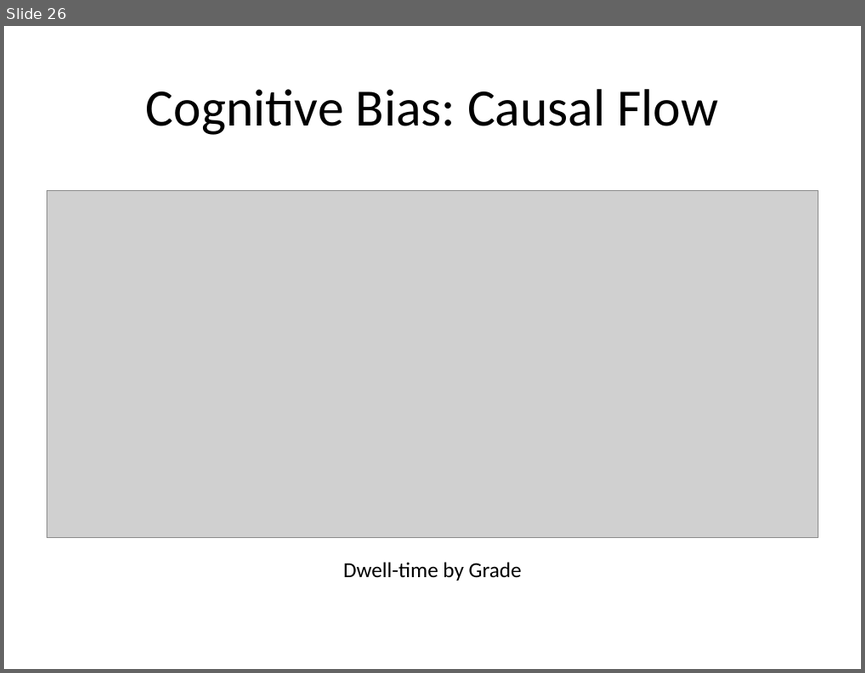
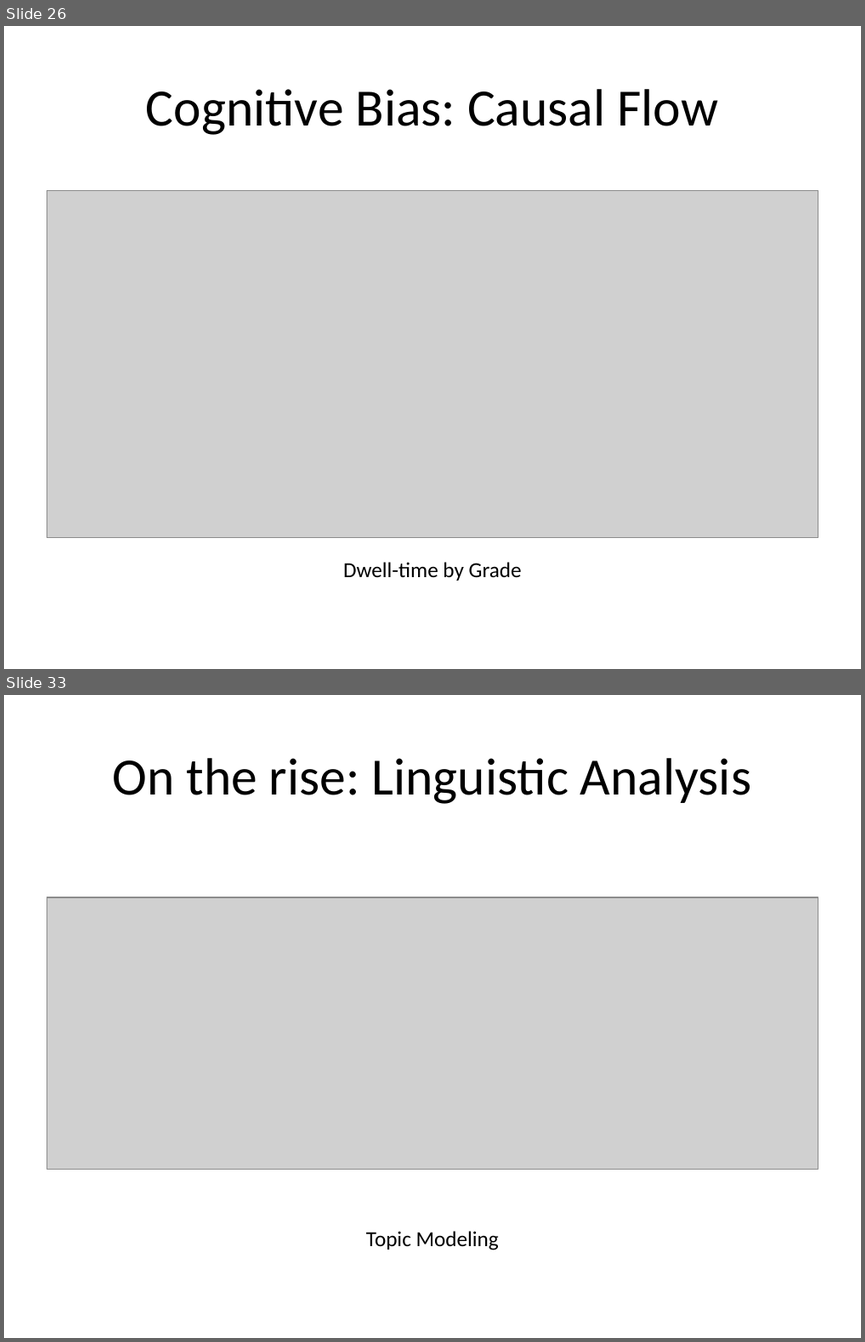
Before and after one commit to dietrichson/newport_2019, a slide deck: presentation/Learning_analytics_Newport_2019.pptx. Shown one above the other, each under a label of ours: slide 26 before the commit, slides 26 and 33 after it; the slides between them are not shown. The pictures are 865x673 and 865x1342 pixels, drawn with LibreOffice and Linux fonts; fonts in the diff are those of the drawing; grey boxes stand for pictures. Boxes give left, top, right and bottom in pixels: in the first picture for what was removed or moved away, otherwise in the second. Text is boxed around its words. In the diff, an @@ line names an element or a change of style, - is before the commit and + after.

```diff
--- a/presentation/Learning_analytics_Newport_2019.pptx
+++ b/presentation/Learning_analytics_Newport_2019.pptx
@@ slide 33 added at [4, 695, 861, 1338], background #FFFFFF @@
@@ title added at [113, 758, 751, 804], 44 pt, text #000000 @@
+On the rise: Linguistic Analysis
@@ picture added at [46, 897, 818, 1168] @@
@@ text added at [366, 1231, 499, 1250], 18 pt, text #000000 @@
+Topic Modeling
```
Also in this commit, not shown: 7 slides changed, 13 other slides added, 2 slides removed, 12 other files.
